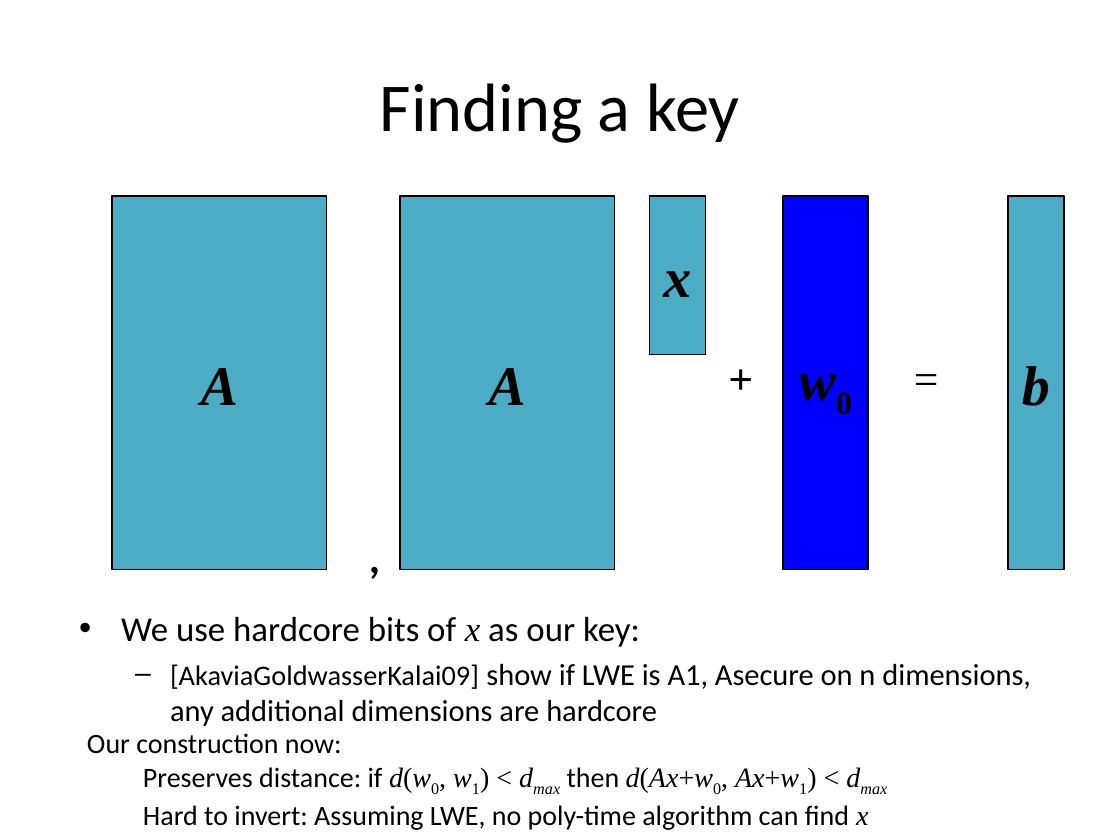
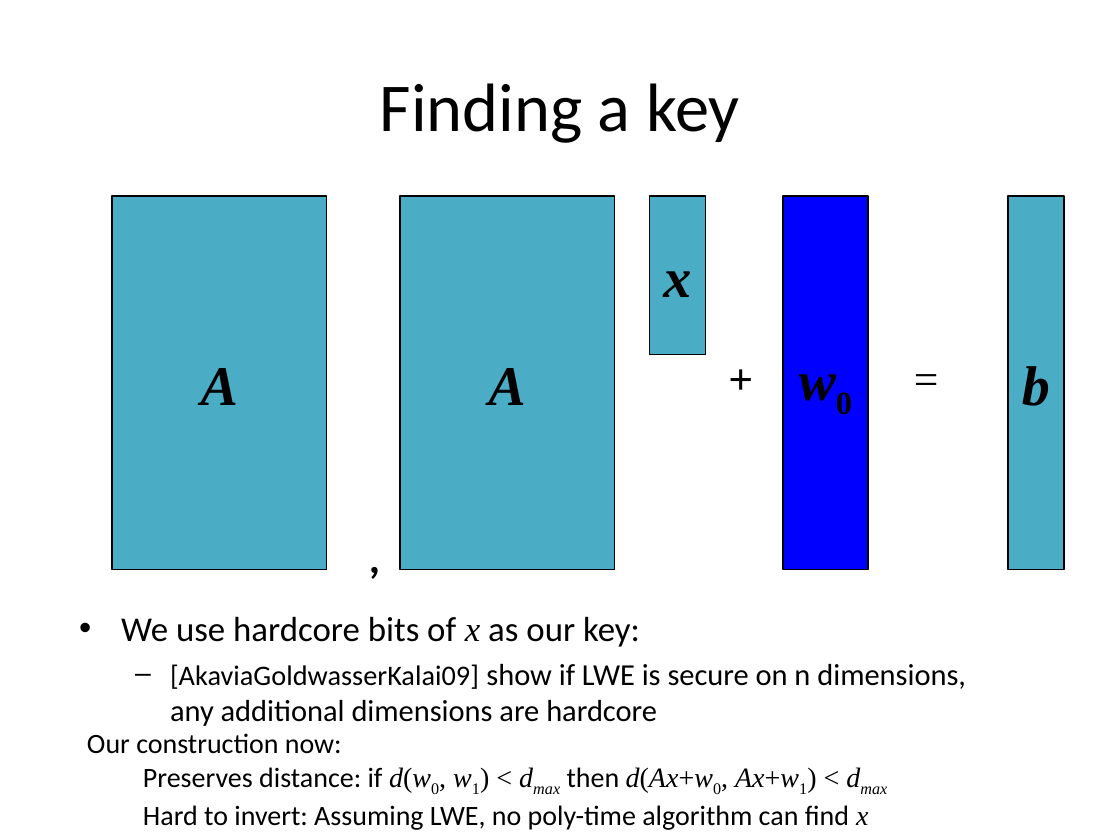
Before and after one commit to xianruimeng/comp-fuzzy-ext, a slide deck: slide 27 of ComputationalFuzzyExtractors.pptx. Drawn at 1120x840 pixels with LibreOffice and Linux fonts; fonts in the diff are those of the drawing. Boxes give left, top, right and bottom in pixels: in the first picture for what was removed or moved away, otherwise in the second. Text is boxed around its words. In the diff, an @@ line names an element or a change of style, - is before the commit and + after.

```diff
--- a/ComputationalFuzzyExtractors.pptx
+++ b/ComputationalFuzzyExtractors.pptx
@@ text at (170,664,966,726): text changed @@
-  – [AkaviaGoldwasserKalai09] show if LWE is A1, Asecure on n dimensions,
-    any additional dimensions are hardcore
+  – [AkaviaGoldwasserKalai09] show if LWE is secure on n dimensions,
+    any additional dimensions are hardcore
```
Also in this commit, not shown: 13 other slides changed.
